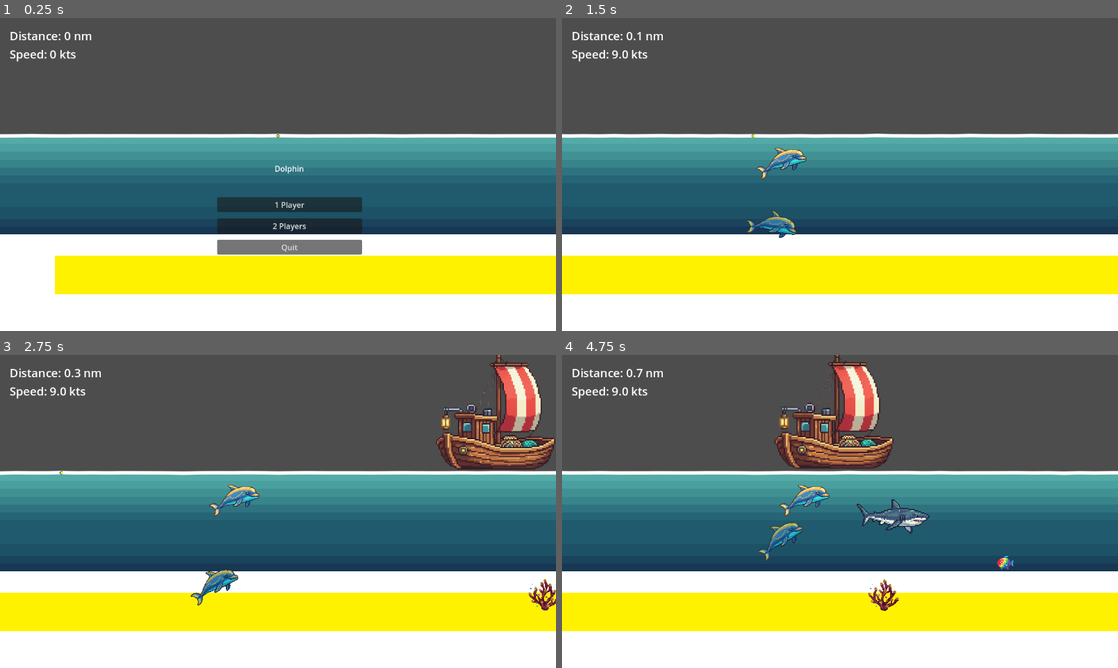
Above: before the commit, frames 1-4 (two rows, left to right).
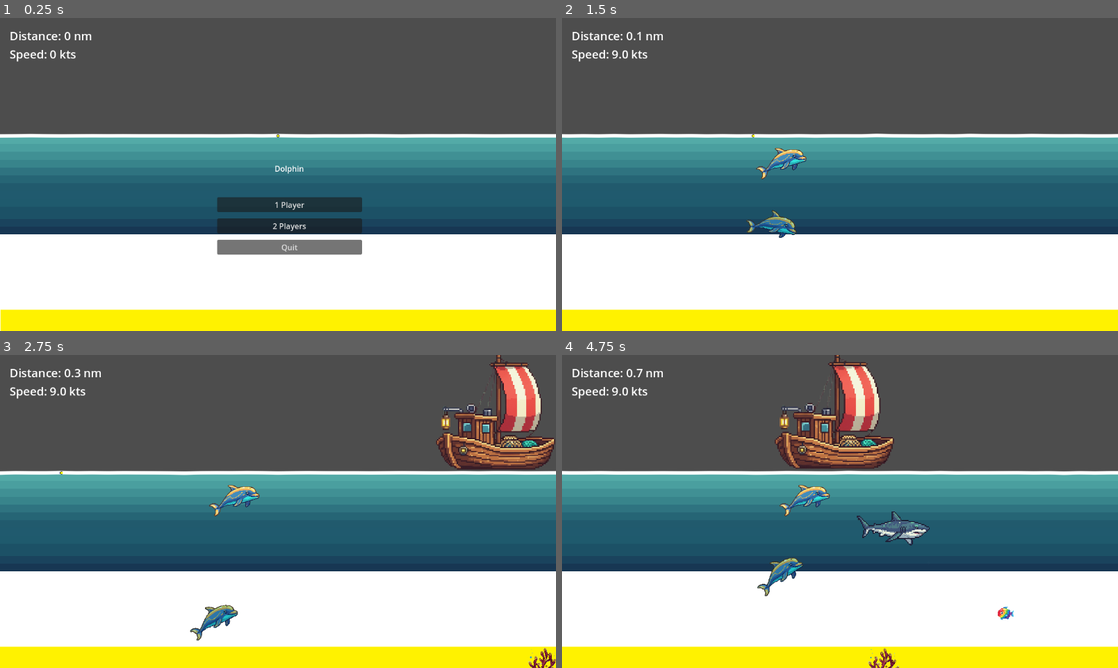
Above: after the commit, the same moments.

Repository: sandritalb/dolphin_ai
Game: Godot game, scene res://scenes/main.tscn
Two runs of this game, one before a commit and one after it. Both use one fixed random seed, a clock stepped at 60 frames per second and the inputs below.
Inputs:
- Up to frame 1 (0.25 s): no input
- Up to frame 2 (1.5 s): click "1 Player" at 0.5 s; tap Enter (ui_accept) at 1.25 s; hold Right (ui_right) from 1.28 s (still down)
- Up to frame 3 (2.75 s): tap Enter (ui_accept) at 1.52, 2.27 s; release Right (ui_right) at 2.03 s; hold Down (ui_down) from 2.03 s (still down)
- Up to frame 4 (4.75 s): release Down (ui_down) at 2.78 s; hold Right (ui_right) 2.78-3.53 s; hold Up (ui_up) 3.53-4.28 s; tap Enter (ui_accept) at 3.77, 4.52 s; hold Left (ui_left) from 4.28 s (still down)

The runs differ from the first frame. In frame 1, 18% of the frame differs, in the area x 0-100%, y 75-100%; in frame 2, 20%; in frame 3, 20%; in frame 4, 22%, in the area x 0-100%, y 0-100%.

Commit message:
feat: Refactor spawning logic to use global sea bottom constant for depth calculations

Diff:
--- a/scenes/main.tscn
+++ b/scenes/main.tscn
@@ -53,7 +53,7 @@
 scale = Vector2(50, 0.5)
 
 [node name="BorderButton" parent="BorderContainer" instance=ExtResource("2_sugp2")]
-position = Vector2(4398, 360)
+position = Vector2(4256, 500)
 scale = Vector2(50, 0.5)
 
 [node name="Joint" type="Sprite2D" parent="BorderContainer"]
@@ -75,7 +75,6 @@
 
 [node name="FishContainer" type="Node" parent="."]
 script = ExtResource("7_ya4ey")
-max_depth = 300.0
 
 [node name="Spawn1" type="Node2D" parent="."]
 position = Vector2(-150, 60)
--- a/scripts/deco_generator.gd
+++ b/scripts/deco_generator.gd
@@ -28,8 +28,7 @@
 @export var pool_size: int = 20
 @export var spawn_distance_ahead: float = 1400.0  # How far ahead to spawn
 @export var despawn_distance_behind: float = 900.0  # How far behind to despawn
-@export var spawn_y_min: float = 200.0  # Minimum Y position for spawning
-@export var spawn_y_max: float = 320.0  # Maximum Y position for spawning
+@export var spawn_y_min_offset: float = 200.0  # Minimum offset below water level for spawning
 @export var spawn_cycle_time: float = 3.0  # Seconds between spawn attempts
 @export var spawn_chance: float = 0.6  # Chance to spawn deco per cycle
 
@@ -106,7 +105,7 @@
 
 	# Set random position ahead of the player
 	var spawn_x = player.global_position.x + spawn_distance_ahead
-	var spawn_y = randf_range(spawn_y_min, spawn_y_max)
+	var spawn_y = randf_range(Globals.SEA_BOTTOM - spawn_y_min_offset, Globals.SEA_BOTTOM)
 	deco.global_position = Vector2(spawn_x, spawn_y)
 
 	# Setup random sprite and frame
--- a/scripts/fish_generator.gd
+++ b/scripts/fish_generator.gd
@@ -43,7 +43,6 @@
 
 @export_category("Depth Settings")
 @export var min_depth: float = 120.0  # Minimum depth (Y position) for fish spawning
-@export var max_depth: float = 320.0  # Maximum depth (Y position) for fish spawning
 
 @export_category("Horizontal Spread")
 @export var spawn_width: float = 800.0  # Width range for random horizontal spawning
@@ -130,8 +129,8 @@
 func _position_fish_ahead(fish: Node2D) -> void:
 	# Position fish ahead of player, at the bottom of the sea
 	var spawn_x = player.position.x + spawn_distance_ahead + randf_range(-spawn_width / 2.0, spawn_width / 2.0)
-	# Spawn between min_depth and max_depth (bottom of the sea)
-	var spawn_y = randf_range(min_depth, max_depth)
+	# Spawn between min_depth and sea bottom
+	var spawn_y = randf_range(min_depth, Globals.SEA_BOTTOM)
 	var spawn_position = Vector2(spawn_x, spawn_y)
 
 	# Set the fish's position
--- a/scripts/globals.gd
+++ b/scripts/globals.gd
@@ -8,4 +8,5 @@
 # ============================================================================
 # WORLD CONSTANTS
 # ============================================================================
-const WATER_LEVEL: float = 0.0  # Y position of water surface
+const WATER_LEVEL: float = 0.0    # Y position of water surface
+const SEA_BOTTOM: float = 500.0   # Y position of sea bottom
--- a/scripts/obstacle_generator.gd
+++ b/scripts/obstacle_generator.gd
@@ -43,7 +43,6 @@
 @export var boat_spawn_chance: float = 0.3  # Chance to spawn boat per cycle
 @export var spawn_cycle_time: float = 2.0  # Seconds between spawn attempts
 @export var shark_min_depth_offset: float = 50.0  # Minimum offset below water level
-@export var shark_max_depth: float = 350.0  # Maximum depth (above this value)
 @export var spawn_chance_increase_rate: float = 0.0001  # How much to increase spawn chances per unit distance
 @export var max_spawn_chance: float = 0.8  # Maximum spawn chance cap
 
@@ -183,15 +182,15 @@
 func _position_shark_ahead(shark: Node2D) -> void:
 	# Position shark ahead of player, below water level
 	var spawn_x = player.position.x + spawn_distance_ahead
-	# Spawn between min_depth_offset and max_depth
-	var spawn_y = randf_range(Globals.WATER_LEVEL + shark_min_depth_offset, shark_max_depth)
+	# Spawn between min_depth_offset and sea bottom
+	var spawn_y = randf_range(Globals.WATER_LEVEL + shark_min_depth_offset, Globals.SEA_BOTTOM)
 	var spawn_position = Vector2(spawn_x, spawn_y)
 
 	# Set the shark's position first
 	shark.position = spawn_position
 
 	# Setup patrol points relative to shark position
-	shark.setup_patrol_points(spawn_position, Globals.WATER_LEVEL, shark_min_depth_offset, shark_max_depth)
+	shark.setup_patrol_points(spawn_position, Globals.WATER_LEVEL, shark_min_depth_offset, Globals.SEA_BOTTOM)
 	print("🦈 Shark spawned at position: ", shark.position)
 
 func _position_boat_ahead(boat: Node2D) -> void:
